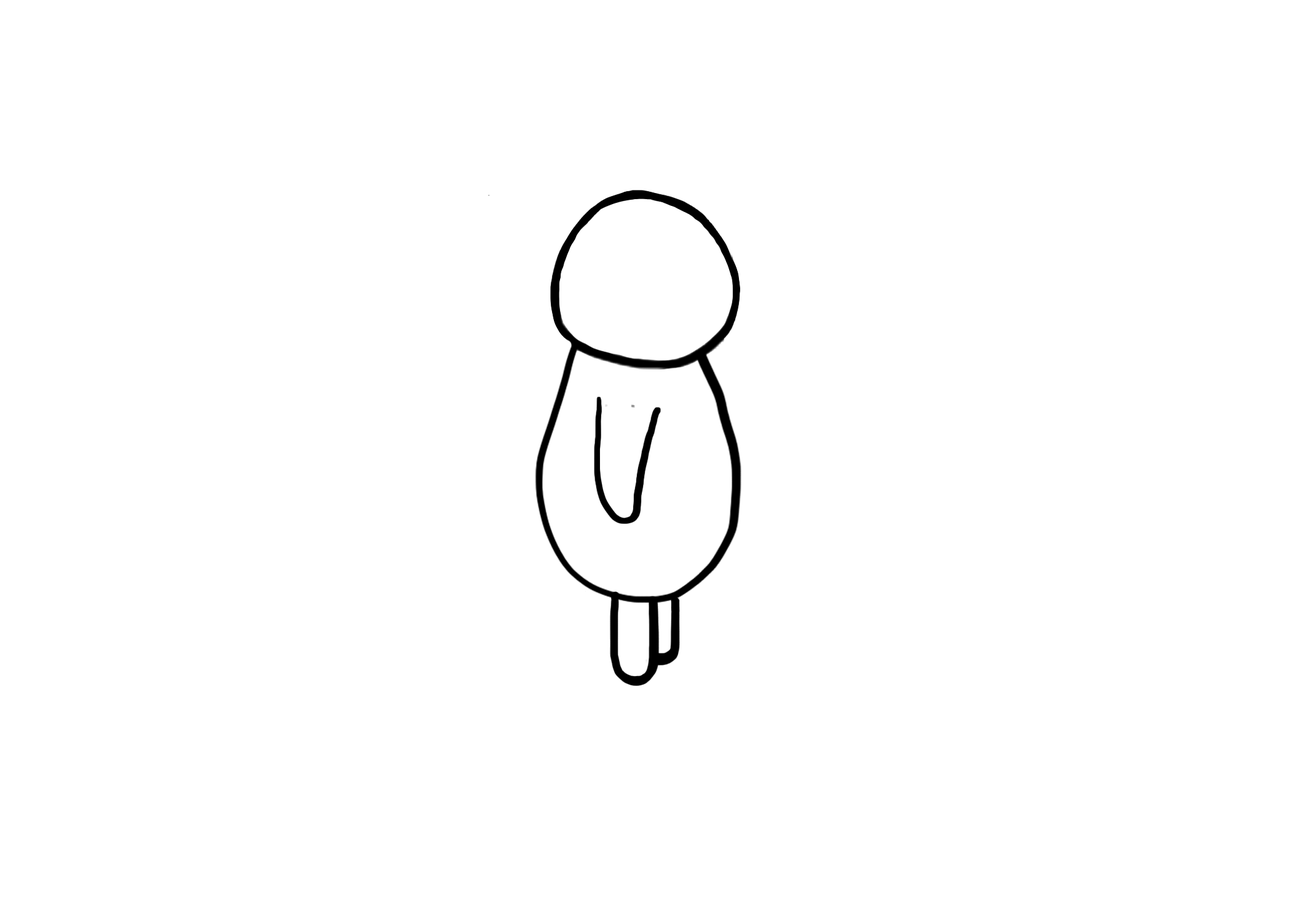
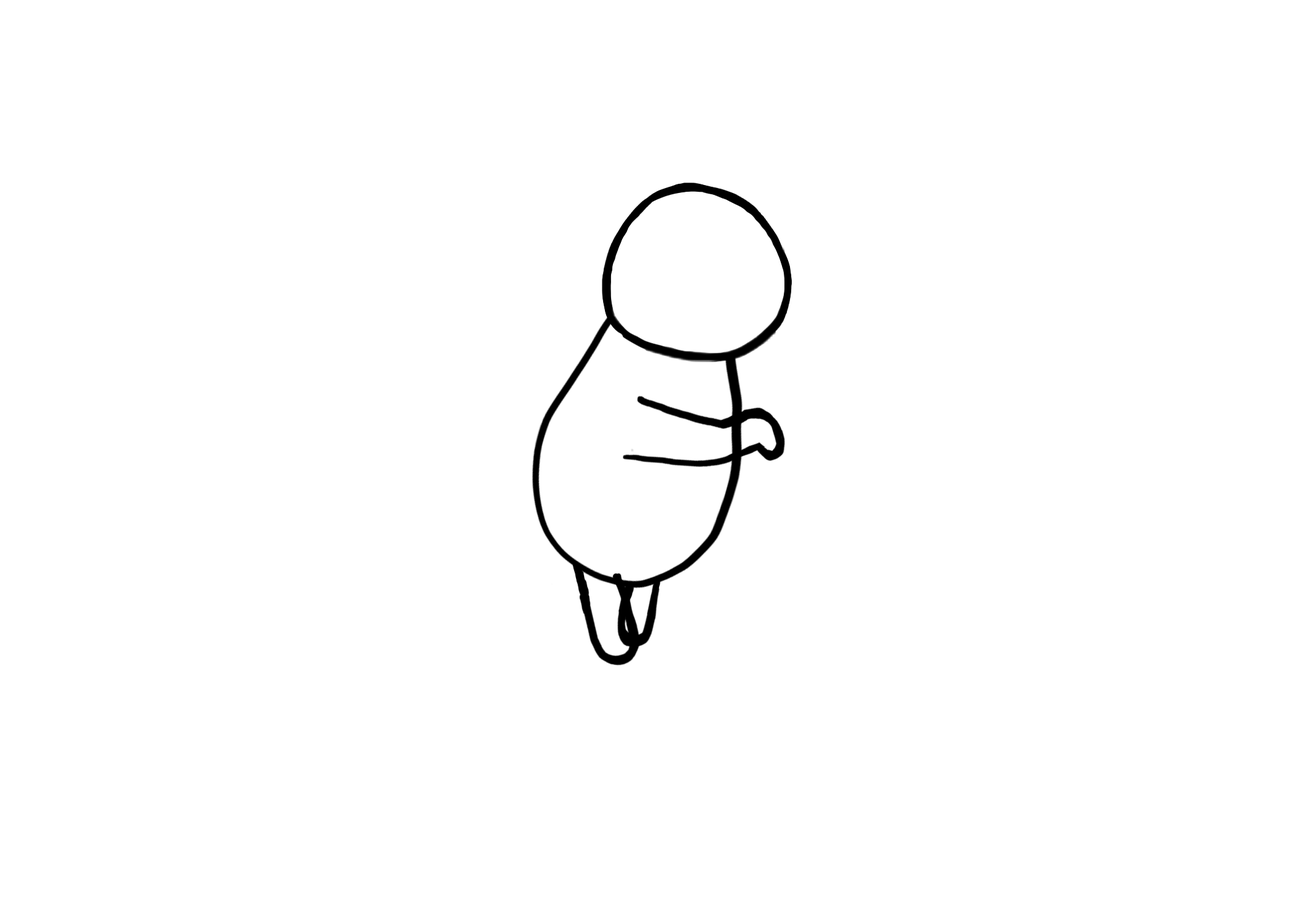
Layer changes from the first (1291, 922) image to the second:
added group "Group 1" with 3 layers above "body copy 10" over [488,182,691,575]
added group "body copy 7" with 5 layers above "body copy 6" over [531,182,793,667]
added layer "arm copy" (4th of 7, in "body copy 7") in group "body copy 7" over [622,395,786,469]
added layer "frontleg" (4th of 11, in "body copy 7") in group "body copy 7" over [552,560,641,667]
added layer "backleg" (4th of 11, in "body copy 7") in group "body copy 7" over [616,578,661,649]
added layer "body" (4th of 12, in "body copy 7") in group "body copy 7" over [531,313,744,590]
added layer "head" (4th of 11, in "body copy 7") in group "body copy 7" over [601,182,793,363]
renamed "Layer 6" to "backleg", moved it into group "body" over [651,596,681,667]
renamed "Layer 5" to "frontleg", moved it into group "body" over [585,591,660,687]
renamed "Layer 4" to "arm", moved it into group "body", painted on it over [594,396,662,525]
renamed "Layer 2" to "body", moved it into group "body" over [535,343,742,604]
renamed "Layer 1" to "head", moved it into group "body" over [488,190,742,370]
